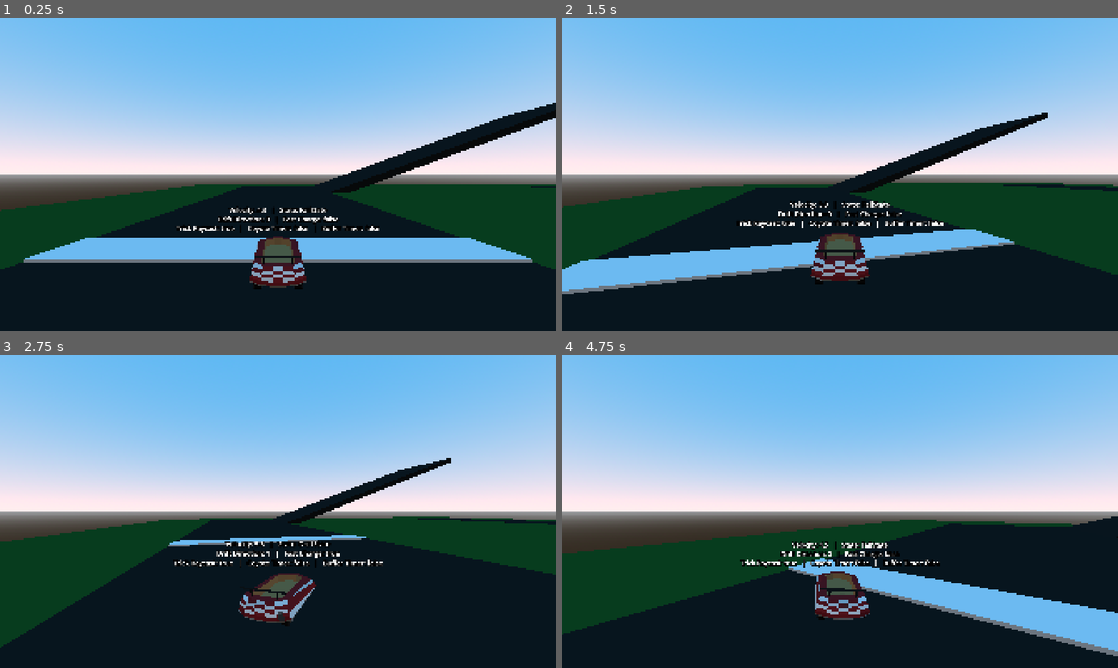
Above: before the commit, frames 1-4 (two rows, left to right).
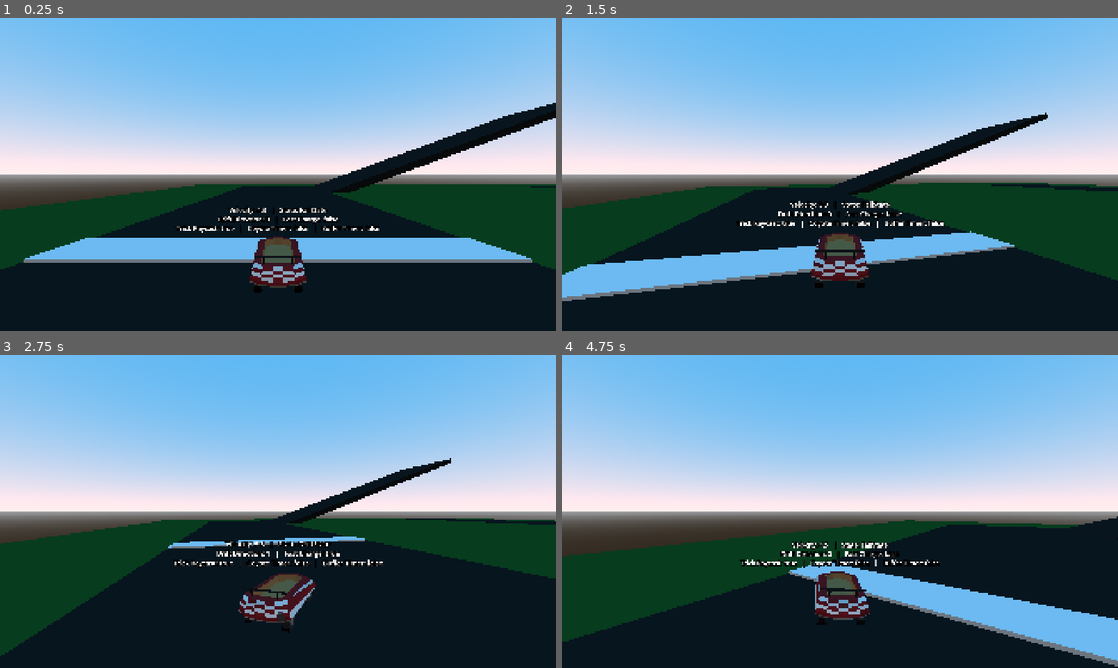
Above: after the commit, the same moments.

Repository: CISC-486-Game-Development-Project/cisc-486-game-development-project
Game: Godot game, scene res://Scenes/world_3d.tscn
Same seed, same stepped clock (60 frames per second), same inputs: the game is played once before the commit and once after it.
Inputs:
- Up to frame 1 (0.25 s): no input
- Up to frame 2 (1.5 s): hold D (Right) 0.53-1.28 s; hold P (Drift) 0.53-1.28 s; hold S (Backward) from 1.28 s (still down); tap P (Drift) at 1.35 s
- Up to frame 3 (2.75 s): release S (Backward) at 2.03 s; hold D (Right) from 2.03 s (still down); hold P (Drift) from 2.03 s (still down)
- Up to frame 4 (4.75 s): release D (Right) at 2.78 s; release P (Drift) at 2.78 s; hold W (Forward) 2.78-3.53 s; tap P (Drift) at 2.85, 4.35 s; hold P (Drift) 3.53-4.28 s; hold A (Left) from 3.53 s (still down)

The runs differ from the first frame. In frame 1, less than 0.1% of the frame differs, in the area x 45-55%, y 85-88%; in frame 2, 3.9%; in frame 3, 2.0%; in frame 4, 4.0%, in the area x 0-100%, y 51-100%.

Commit message:
Added Wheel Visual Effects
Changed the kart model to be the separate models for body and wheels, and added a wheel class with steering rotation (front wheels turn when steering), driving rotation (wheels spin when moving based on speed), and spring arm bounciness (wheel y position adapts to the height of the ground) effects.

Diff:
--- /dev/null
+++ b/Assets/3D/Models/BasicCar/wheel.gd
@@ -0,0 +1,36 @@
+class_name Wheel extends Node3D
+
+# Constants
+const RADIAL_SPEED_FACTOR: float = (2 * 0.21 * PI) / 2 * PI
+
+# Export Vars
+@export var steering_enabled: bool ## If enabled, wheel can be steered.
+@export var steering_intensity: float = 2.0 ## The intensity of the wheel rotation from steering.
+@export var spring_length: float = 0.5 ## The length in metres of the spring arm.
+@export var wheel_radius: float = 0.5 ## The radius in metres of the wheel.
+
+# Onready Vars
+@onready var wheel_visual: Node3D = $WheelVisual
+@onready var spring_arm_3d: SpringArm3D = $SpringArm3D
+@onready var wheel_pivot: Node3D = $SpringArm3D/WheelPivot
+
+# Internal Vars
+var speed: float = 0.0 ## The current kart speed, set by this wheel's kart parent.
+
+func _ready() -> void:
+	spring_arm_3d.spring_length = spring_length
+
+func _process(delta: float) -> void:
+	var r = speed * delta * RADIAL_SPEED_FACTOR
+	wheel_visual.rotation.z -= r
+
+	wheel_visual.position.y = lerp(wheel_visual.position.y, -wheel_pivot.position.z + wheel_radius / 2, 0.1)
+
+## Sets the visual steering of the wheel.
+func set_steering(steering: float) -> void:
+	if steering_enabled:
+		wheel_visual.rotation.y = steering * steering_intensity
+
+## Returns the global position of the visual wheel.
+func get_wheel_position() -> Vector3:
+	return wheel_visual.global_position
--- a/Entities/PlayerKart3D/player_kart_3d.gd
+++ b/Entities/PlayerKart3D/player_kart_3d.gd
@@ -16,10 +16,12 @@
 @export_custom(PROPERTY_HINT_NONE, "suffix:degrees/s") var handbrake_steering_velocity: float = 45.0 ## Defines the speed of handbreak steering (turning while very slow).
 @export_custom(PROPERTY_HINT_NONE, "suffix:degrees/s") var air_steering_velocity: float = 40.0 ## Defines the speed of mid-air steering.
 @export_custom(PROPERTY_HINT_NONE, "suffix:m") var wheel_base: float = 1.5
+@export var wheels: Array[Wheel]
 @export var drift_steering_multiplier: float = 1.2
 
 # Onready Vars
 @onready var kart_model: Node3D = $KartModel
+
 @onready var camera_controller: CameraController = $CameraController
 @onready var state_machine: StateMachine = $MovementStateMachine
 @onready var animation_player: AnimationPlayer = $AnimationPlayer
@@ -148,6 +150,9 @@
 	rotate_y(-delta * angular_velocity)
 
 	# Visual movement
+	for wheel in wheels:
+		wheel.set_steering(-steering * 2.0 * deg_to_rad(avg_steering_angle))
+		wheel.speed = horizonal_speed
 	kart_model.rotation.z = steering * 0.5 * deg_to_rad(avg_steering_angle)
 	if state_machine.current_state is DriftState:
 		kart_model.rotation.y = lerp(kart_model.rotation.y, -drift_dir * PI/6, 0.1)
--- a/Entities/PlayerKart3D/player_kart_3d.tscn
+++ b/Entities/PlayerKart3D/player_kart_3d.tscn
@@ -1,9 +1,11 @@
 [gd_scene format=3 uid="uid://qf1sj7vuq7b3"]
 
 [ext_resource type="Script" uid="uid://ccmyuvvgnljlr" path="res://Entities/PlayerKart3D/player_kart_3d.gd" id="1_q6jvo"]
-[ext_resource type="PackedScene" uid="uid://bhlsfq2t0ug4i" path="res://Assets/3D/Models/BasicCar/SM_Basic_Car.fbx" id="2_aplrp"]
 [ext_resource type="PackedScene" uid="uid://bpt5weu81habv" path="res://Components/CameraController/camera_controller.tscn" id="2_q6jvo"]
+[ext_resource type="PackedScene" uid="uid://ceoygxwx1ngye" path="res://Assets/3D/Models/BasicCar/SM_Basic_Car_Body.fbx" id="2_wo5un"]
+[ext_resource type="PackedScene" uid="uid://vp2ox0cie7xw" path="res://Assets/3D/Models/BasicCar/SM_Basic_Car_Wheel.fbx" id="3_7dnbs"]
 [ext_resource type="Script" uid="uid://t1pg06mo513h" path="res://Components/StateMachine/state_machine.gd" id="3_25wvy"]
+[ext_resource type="Script" uid="uid://c3wfj3uwwdahi" path="res://Assets/3D/Models/BasicCar/wheel.gd" id="4_7dnbs"]
 [ext_resource type="Script" uid="uid://b3yj5o2tso00m" path="res://Components/StateMachine/States/idle_state.gd" id="4_ps7yl"]
 [ext_resource type="Script" uid="uid://doqfnn32ciliy" path="res://Components/StateMachine/States/drive_state.gd" id="5_aplrp"]
 [ext_resource type="Script" uid="uid://bbrw2uverowic" path="res://Components/StateMachine/States/hop_state.gd" id="6_4kpiy"]
@@ -14,7 +16,7 @@
 [ext_resource type="Script" uid="uid://bmua4qbuf0vev" path="res://Components/StateMachine/States/trick_state.gd" id="12_iwjoc"]
 
 [sub_resource type="CylinderShape3D" id="CylinderShape3D_xvvda"]
-height = 0.5
+height = 0.8
 
 [sub_resource type="Curve" id="Curve_iwjoc"]
 _data = [Vector2(0, 1), 0.0, 0.0, 0, 0, Vector2(1, 0), 0.0, 0.0, 0, 0]
@@ -159,7 +161,7 @@
 &"trick_anim_3": SubResource("Animation_5yhnq")
 }
 
-[node name="PlayerKart3D" type="CharacterBody3D" unique_id=32768770]
+[node name="PlayerKart3D" type="CharacterBody3D" unique_id=32768770 node_paths=PackedStringArray("wheels")]
 transform = Transform3D(-4.371139e-08, 0, 1, 0, 1, 0, -1, 0, -4.371139e-08, 0, 0, 0)
 script = ExtResource("1_q6jvo")
 top_speed = 20.0
@@ -167,13 +169,65 @@
 acceleration = 20.0
 boost_speed = 30.0
 boost_acceleration = 50.0
+wheels = [NodePath("KartModel/AnimationPivot/BackWheelR"), NodePath("KartModel/AnimationPivot/BackWheelL"), NodePath("KartModel/AnimationPivot/FrontWheelR"), NodePath("KartModel/AnimationPivot/FrontWheelL")]
 
 [node name="KartModel" type="Node3D" parent="." unique_id=510578739]
 
 [node name="AnimationPivot" type="Node3D" parent="KartModel" unique_id=640171345]
 
-[node name="SM_Basic_Car" parent="KartModel/AnimationPivot" unique_id=1870174154 instance=ExtResource("2_aplrp")]
+[node name="BasicCarBody" parent="KartModel/AnimationPivot" unique_id=708138836 instance=ExtResource("2_wo5un")]
 transform = Transform3D(-2.1855694e-08, 0, 0.5, 0, 0.5, 0, -0.5, 0, -2.1855694e-08, 0, 0, 0.5)
+
+[node name="BackWheelR" type="Node3D" parent="KartModel/AnimationPivot" unique_id=249214018]
+transform = Transform3D(-2.1855694e-08, 0, 0.5, 0, 0.5, 0, -0.5, 0, -2.1855694e-08, 0.43, -0.13, 0.5)
+script = ExtResource("4_7dnbs")
+
+[node name="WheelVisual" parent="KartModel/AnimationPivot/BackWheelR" unique_id=951832383 instance=ExtResource("3_7dnbs")]
+
+[node name="SpringArm3D" type="SpringArm3D" parent="KartModel/AnimationPivot/BackWheelR" unique_id=2139301624]
+transform = Transform3D(1, 0, 0, 0, -4.371139e-08, -1, 0, 1, -4.371139e-08, 0, 0, 0)
+spring_length = 0.5
+
+[node name="WheelPivot" type="Node3D" parent="KartModel/AnimationPivot/BackWheelR/SpringArm3D" unique_id=296804233]
+
+[node name="BackWheelL" type="Node3D" parent="KartModel/AnimationPivot" unique_id=1420895694]
+transform = Transform3D(-2.1855694e-08, 0, 0.5, 0, 0.5, 0, -0.5, 0, -2.1855694e-08, -0.43, -0.13, 0.5)
+script = ExtResource("4_7dnbs")
+
+[node name="WheelVisual" parent="KartModel/AnimationPivot/BackWheelL" unique_id=202332177 instance=ExtResource("3_7dnbs")]
+
+[node name="SpringArm3D" type="SpringArm3D" parent="KartModel/AnimationPivot/BackWheelL" unique_id=1737070450]
+transform = Transform3D(1, 0, 0, 0, -4.371139e-08, -1, 0, 1, -4.371139e-08, 0, 0, 0)
+spring_length = 0.5
+
+[node name="WheelPivot" type="Node3D" parent="KartModel/AnimationPivot/BackWheelL/SpringArm3D" unique_id=759669819]
+
+[node name="FrontWheelR" type="Node3D" parent="KartModel/AnimationPivot" unique_id=1793784453]
+transform = Transform3D(-2.1855694e-08, 0, 0.5, 0, 0.5, 0, -0.5, 0, -2.1855694e-08, 0.43000033, -0.13, -0.9486294)
+script = ExtResource("4_7dnbs")
+steering_enabled = true
+
+[node name="WheelVisual" parent="KartModel/AnimationPivot/FrontWheelR" unique_id=90951561 instance=ExtResource("3_7dnbs")]
+
+[node name="SpringArm3D" type="SpringArm3D" parent="KartModel/AnimationPivot/FrontWheelR" unique_id=1101946928]
+transform = Transform3D(1, 0, 0, 0, -4.371139e-08, -1, 0, 1, -4.371139e-08, 0, 0, 0)
+spring_length = 0.5
+
+[node name="WheelPivot" type="Node3D" parent="KartModel/AnimationPivot/FrontWheelR/SpringArm3D" unique_id=739160385]
+
+[node name="FrontWheelL" type="Node3D" parent="KartModel/AnimationPivot" unique_id=98444951]
+transform = Transform3D(-2.1855694e-08, 0, 0.5, 0, 0.5, 0, -0.5, 0, -2.1855694e-08, -0.43, -0.12, -0.949)
+script = ExtResource("4_7dnbs")
+steering_enabled = true
+
+[node name="WheelVisual" parent="KartModel/AnimationPivot/FrontWheelL" unique_id=528600855 instance=ExtResource("3_7dnbs")]
+transform = Transform3D(1, 0, 0, 0, 1, -5.6961745e-22, 0, -5.6961745e-22, 1, 0, 0, 0)
+
+[node name="SpringArm3D" type="SpringArm3D" parent="KartModel/AnimationPivot/FrontWheelL" unique_id=2002210945]
+transform = Transform3D(1, 0, 0, 0, -4.371139e-08, -1, 0, 1, -4.371139e-08, 0, 0, 0)
+spring_length = 0.5
+
+[node name="WheelPivot" type="Node3D" parent="KartModel/AnimationPivot/FrontWheelL/SpringArm3D" unique_id=663766647]
 
 [node name="CameraController" parent="." unique_id=587770499 instance=ExtResource("2_q6jvo")]
 transform = Transform3D(-4.371139e-08, 0, 1, 0, 1, 0, -1, 0, -4.371139e-08, 2, 1.5, 30)
Not shown, added: Assets/3D/Models/BasicCar/wheel.gd.uid
